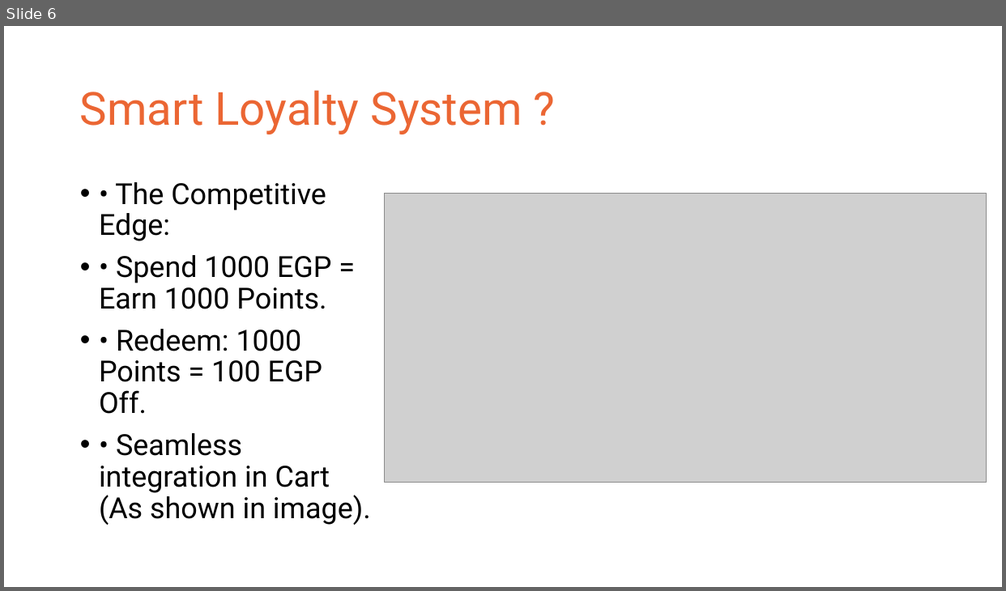
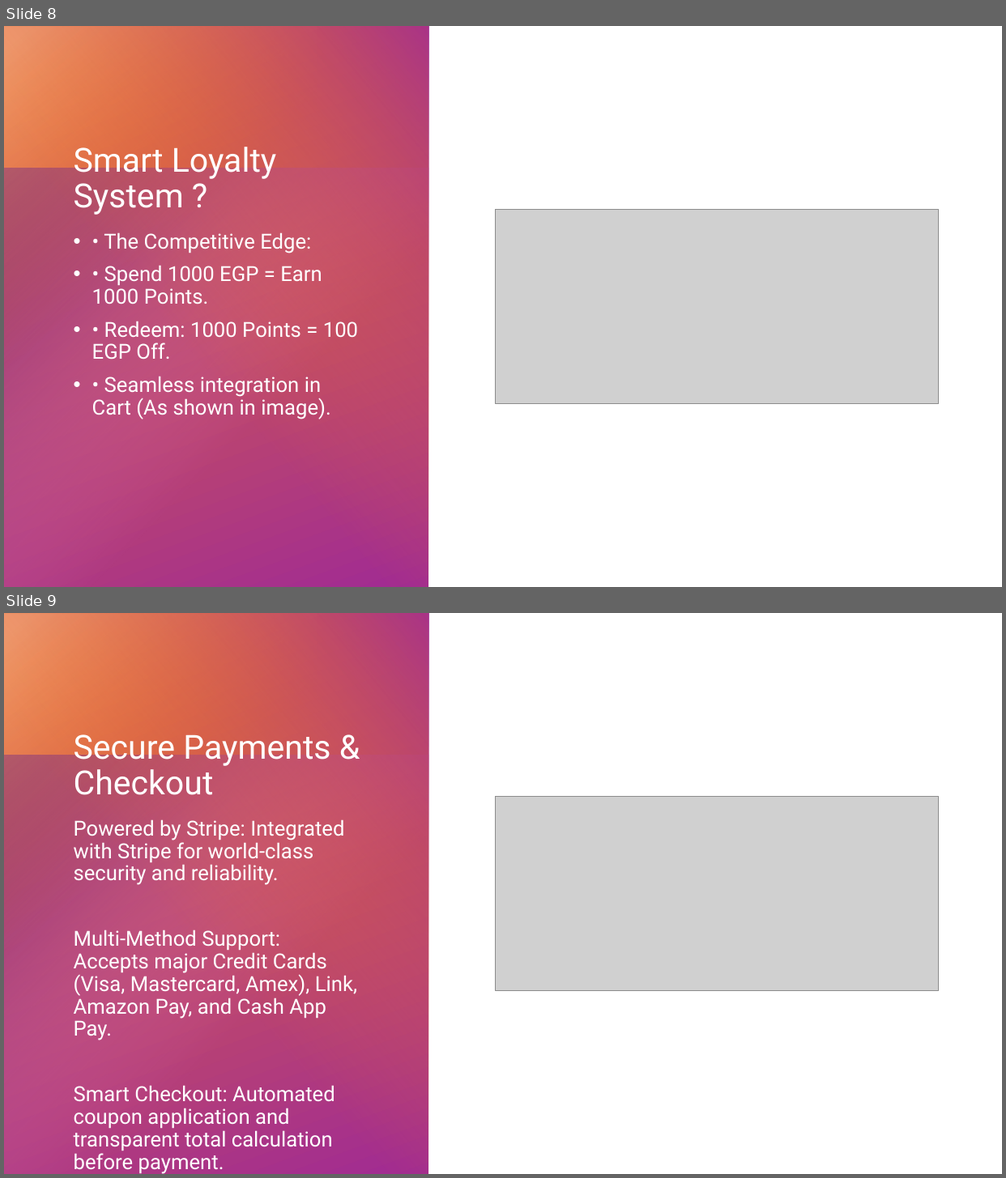
Before and after one commit to Youssef-Atef-20/E-Commerce, a slide deck: Hot Deals Platform.pptx. Shown one above the other, each under a label of ours: slide 6 before the commit, slides 8 and 9 after it. The pictures are 1006x591 and 1006x1178 pixels, drawn with LibreOffice and Linux fonts; fonts in the diff are those of the drawing; grey boxes stand for pictures. Boxes give left, top, right and bottom in pixels: in the first picture for what was removed or moved away, otherwise in the second. Text is boxed around its words. In the diff, an @@ line names an element or a change of style, - is before the commit and + after.

```diff
--- a/Hot Deals Platform.pptx
+++ b/Hot Deals Platform.pptx
@@ slide 9 added at box(4, 613, 1002, 1174), background #FFFFFF @@
@@ group added at box(4, 613, 429, 1174): 4 rectangles @@
@@ title added at box(74, 735, 330, 795), 32 pt, text #FFFFFF @@
+Secure Payments & Checkout
@@ picture added at box(496, 796, 938, 991) @@
@@ text added at box(74, 820, 357, 1174), 20 pt, text #FFFFFF @@
+Powered by Stripe: Integrated with Stripe for world-class security and reliability.
+Multi-Method Support: Accepts major Credit Cards (Visa, Mastercard, Amex), Link, Amazon Pay, and Cash App Pay.
+Smart Checkout: Automated coupon application and transparent total calculation before payment.
@@ what was slide 6 is now slide 8 @@
@@ slide 8 changed as well @@
@@ group added at box(4, 26, 429, 587): 4 rectangles @@
@@ title "Smart Loyalty System ?": place and size @@
-title "Smart Loyalty System ?" at box(80, 90, 522, 135)
+title "Smart Loyalty System ?" at box(74, 147, 277, 215)
@@ title "Smart Loyalty System ?" at box(74, 147, 277, 215): size 44 to 32 pt, text colour #EB6633 to #FFFFFF; vertical alignment middle to bottom @@
@@ picture: place and size @@
-picture at box(385, 194, 987, 483)
+picture at box(496, 209, 938, 404)
@@ text "• The Competitive Edge:": place and size @@
-text "• The Competitive Edge:" at box(99, 182, 371, 525)
+text "• The Competitive Edge:" at box(92, 233, 358, 420)
@@ text "• The Competitive Edge:" at box(92, 233, 358, 420): size 28 to 20 pt, text colour #000000 to #FFFFFF @@
```
Also in this commit, not shown: 5 other slides changed, 4 other slides added, 1 slide removed.
